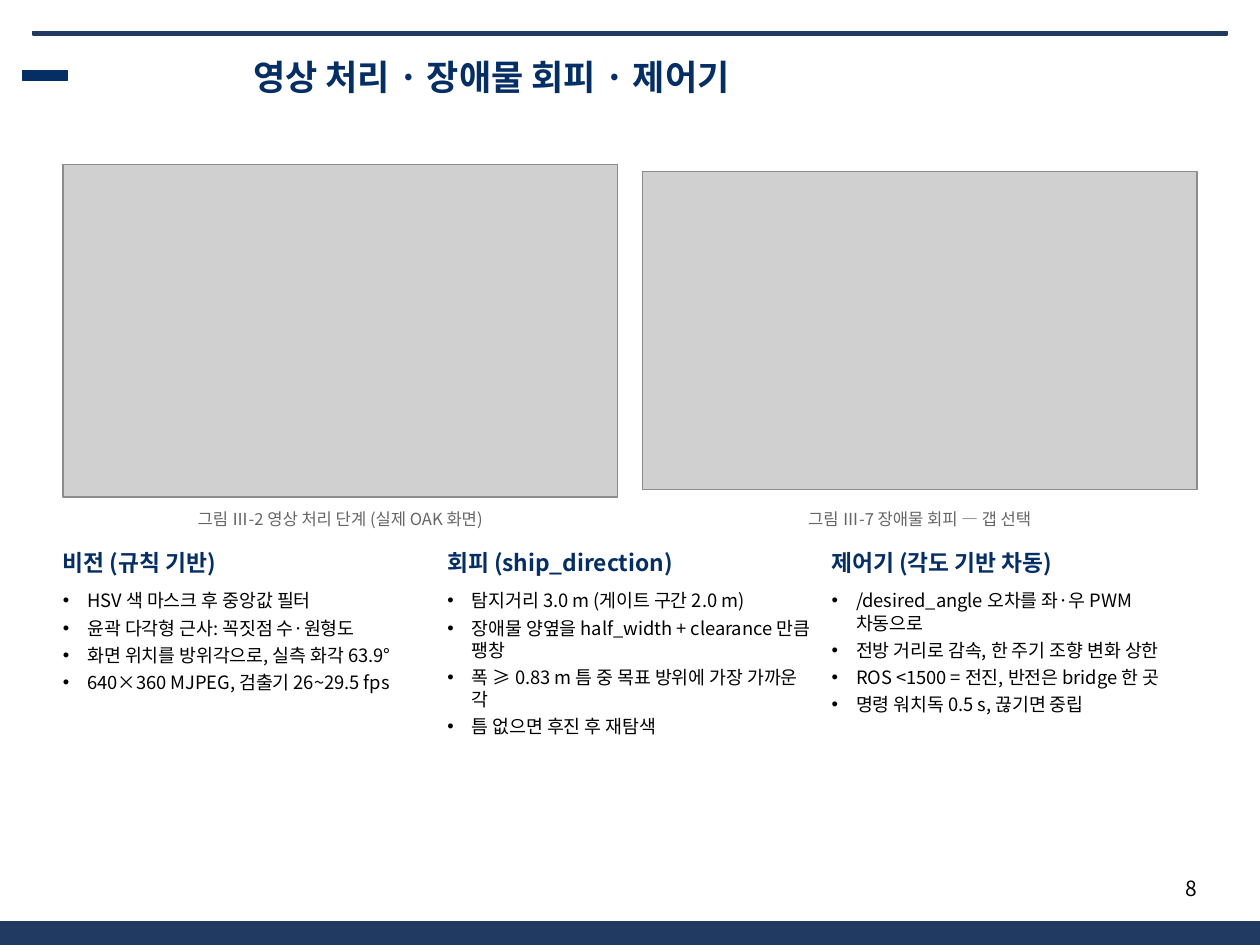
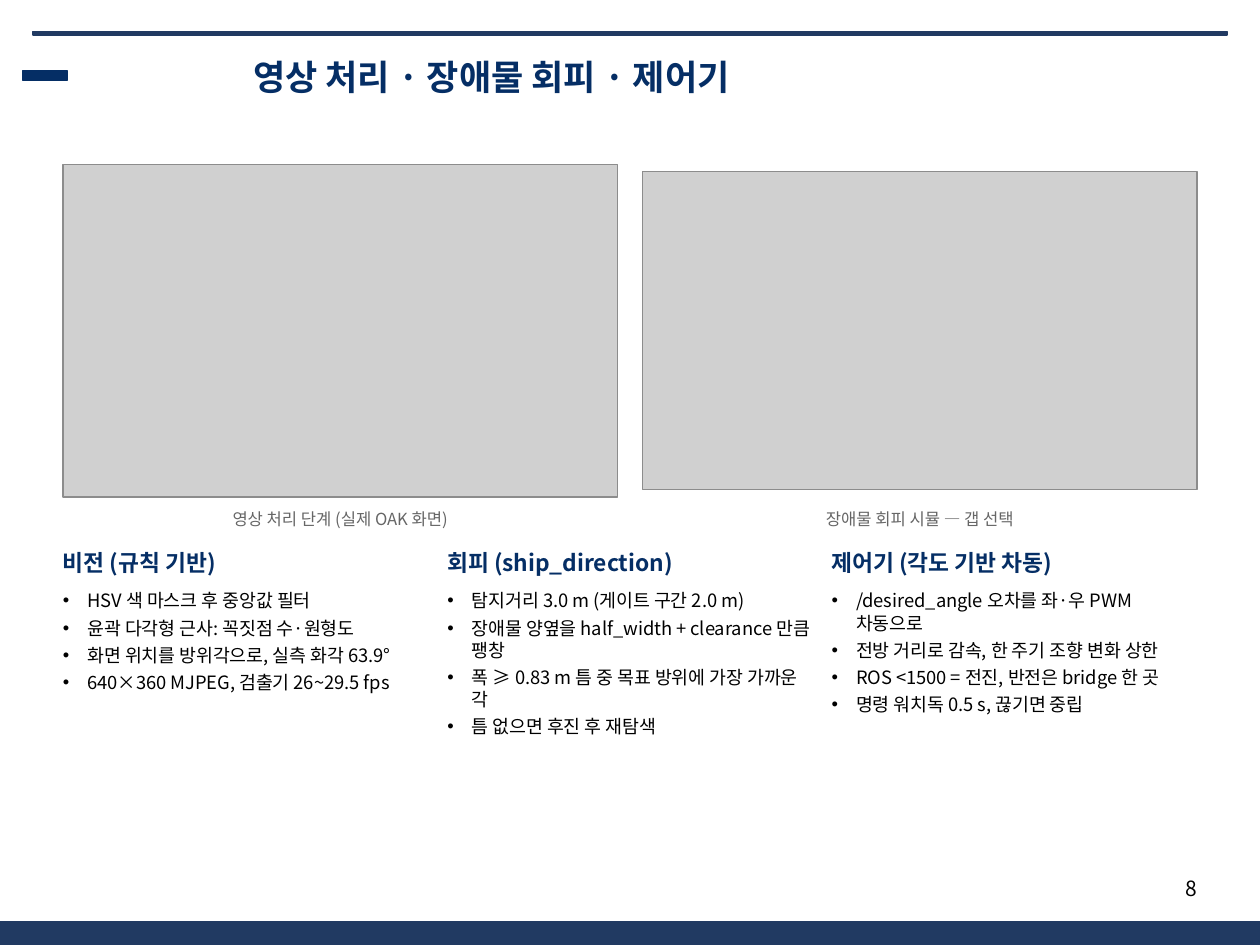
Before and after one commit to unmatsutake377-rgb/ros2_ws, a slide deck: slide 8 of docs/전달용/보고서_분담/발표자료_SSF_A.pptx. Drawn at 1260x945 pixels with LibreOffice and Linux fonts; fonts in the diff are those of the drawing; grey boxes stand for pictures; background and template pictures are left out. Boxes give left, top, right and bottom in pixels: in the first picture for what was removed or moved away, otherwise in the second. Text is boxed around its words. In the diff, an @@ line names an element or a change of style, - is before the commit and + after.

```diff
--- a/docs/전달용/보고서_분담/발표자료_SSF_A.pptx
+++ b/docs/전달용/보고서_분담/발표자료_SSF_A.pptx
@@ text at bbox=[233, 511, 448, 528]: text changed @@
-그림 Ⅲ-2 영상 처리 단계 (실제 OAK 화면)
+영상 처리 단계 (실제 OAK 화면)
@@ text at bbox=[826, 511, 1014, 527]: text changed @@
-그림 Ⅲ-7 장애물 회피 — 갭 선택
+장애물 회피 시뮬 — 갭 선택
```
Also in this commit, not shown: 4 other slides changed, 8 other files.
